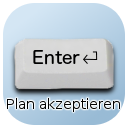
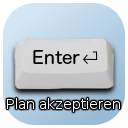
Before/after of a w=128, h=128 layered artwork. What changed in the layer stack:
painted on "Plan akzeptieren" over [7, 98, 120, 112]
painted on "Drop Shadow" over [5, 96, 122, 114]
